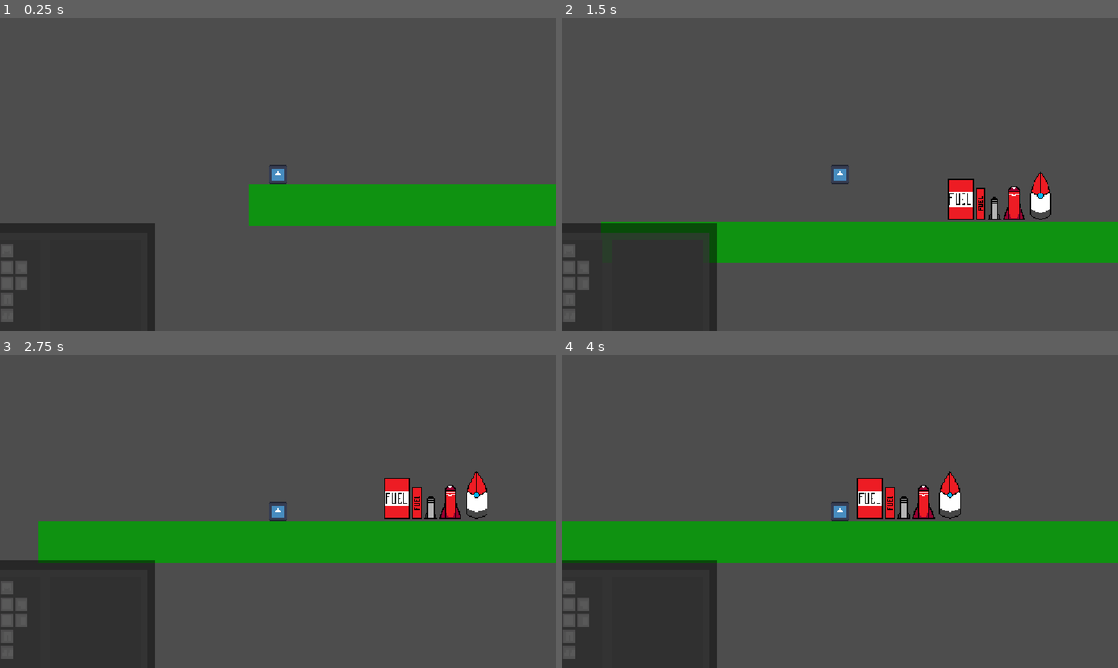
Above: before the commit, frames 1-4 (two rows, left to right).
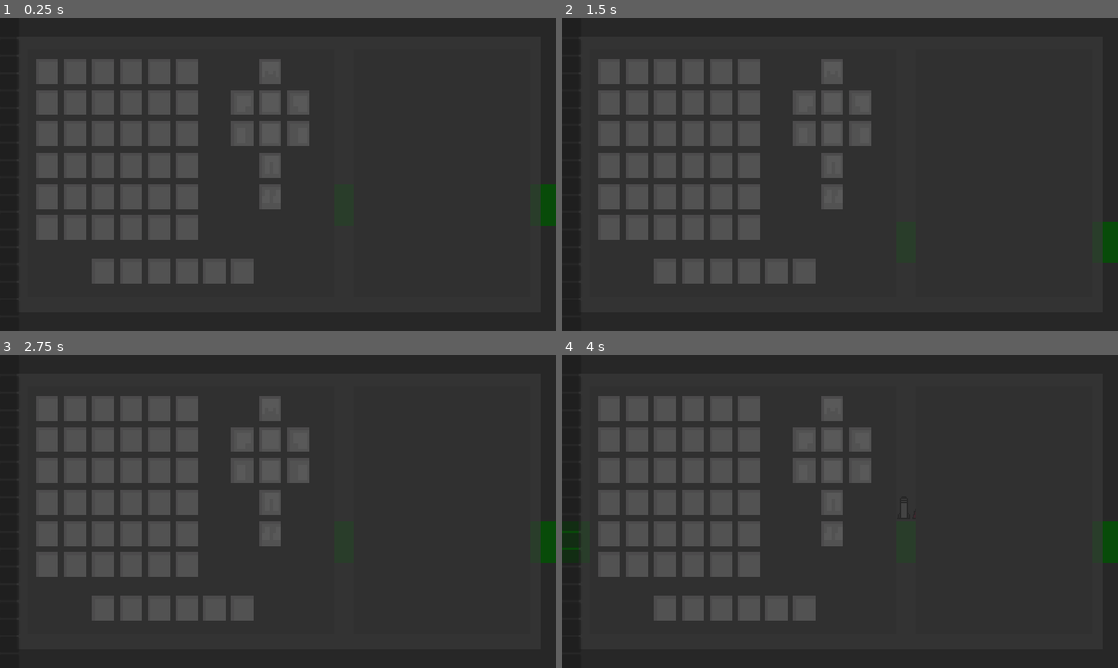
Above: after the commit, the same moments.

Repository: wazuwazu55/Game-Jam-week-two
Game: Godot game, scene res://node_2d.tscn
Two runs of this game, one before a commit and one after it. Both use one fixed random seed, a clock stepped at 60 frames per second and the inputs below. The engine's default icon, where the game draws it, is replaced by a stand-in: a white triangle on a blue panel in a dark square.
Inputs:
- Up to frame 1 (0.25 s): no input
- Up to frame 2 (1.5 s): tap Enter at 0.5 s; hold Shift (sprint) 0.53-1.28 s; hold D (right) from 0.53 s (still down); tap Space (jump) at 0.77 s; tap Shift (sprint) at 1.35 s
- Up to frame 3 (2.75 s): tap Space (jump) at 1.52 s; release D (right) at 2.03 s; hold A (left) from 2.03 s (still down); hold Shift (sprint) from 2.03 s (still down)
- Up to frame 4 (4 s): release A (left) at 2.78 s; release Shift (sprint) at 2.78 s; hold D (right) from 2.78 s (still down); tap Shift (sprint) at 2.85 s; tap Space (jump) at 3.02, 3.77 s; hold Shift (sprint) from 3.53 s (still down)

The runs differ from the first frame. In frame 1, 79% of the frame differs, in the area x 0-100%, y 0-100%; in frame 2, 79%; in frame 3, 81%; in frame 4, 81%.

Commit message:
Inventory controls
gui can now be opened and closed

Diff:
--- /dev/null
+++ b/gamejamweek2/InventorySlot.gd
@@ -0,0 +1,8 @@
+class_name InventorySlot
+extends PanelContainer
+
+@export var type: ItemData.Type
+
+func init(t: ItemData.Type, cms: Vector2) -> void:
+	type = t
+	custom_minimum_size = cms
--- a/gamejamweek2/inventory.gd
+++ b/gamejamweek2/inventory.gd
@@ -1,11 +1,12 @@
 extends CanvasLayer
 
-
-# Called when the node enters the scene tree for the first time.
-func _ready() -> void:
-	pass # Replace with function body.
-
-
+var Inv_size = 26
+func _ready():
+	for i in Inv_size:
+		var slot := InventorySlot.new()
+		slot.init(ItemData.Type.Item, Vector2(32,32))
+		$Inv.add_child(slot)
 # Called every frame. 'delta' is the elapsed time since the previous frame.
 func _process(delta: float) -> void:
-	pass
+	if Input.is_action_just_pressed("Open Inventory"):
+		self.visible = !self.visible
--- a/gamejamweek2/items(Resources)/ItemData.gd
+++ b/gamejamweek2/items(Resources)/ItemData.gd
@@ -1,7 +1,7 @@
 class_name ItemData
 extends Resource
 
-enum Type {Head, Chest, Back, L_arm, R_arm, L_hand, R_hand, L_leg, R_leg, L_boot, R_boot}
+enum Type {Head, Chest, Back, L_arm, R_arm, L_hand, R_hand, L_leg, R_leg, L_boot, R_boot, Item, Weapon, Tool}
 
 @export var type: Type
 @export var name: String
--- a/gamejamweek2/items(Resources)/LFuelTank.tres
+++ b/gamejamweek2/items(Resources)/LFuelTank.tres
@@ -1,3 +1,11 @@
-[gd_resource type="Resource" format=3 uid="uid://caohkinmmscdt"]
+[gd_resource type="Resource" script_class="ItemData" format=3 uid="uid://caohkinmmscdt"]
+
+[ext_resource type="Script" uid="uid://sub2pmedv72v" path="res://items(Resources)/ItemData.gd" id="1_p5bjl"]
+[ext_resource type="Texture2D" uid="uid://cktayhjq4glnq" path="res://items/LargeFuelTank.png" id="2_8k8oa"]
 
 [resource]
+script = ExtResource("1_p5bjl")
+type = 11
+name = "Large Fuel Tank"
+description = "Large Fuel Tank, Adds 5L of Fuel to Rocketship tank"
+texture = ExtResource("2_8k8oa")
--- a/gamejamweek2/node_2d.tscn
+++ b/gamejamweek2/node_2d.tscn
@@ -1,6 +1,7 @@
 [gd_scene format=3 uid="uid://bmv8b3kcj2rwm"]
 
 [ext_resource type="Script" uid="uid://d08pq3ydqsnde" path="res://Player_Movement.gd" id="1_0e48y"]
+[ext_resource type="Script" uid="uid://du5eiha5cf3i" path="res://inventory.gd" id="1_4d7sh"]
 [ext_resource type="Texture2D" uid="uid://bgkkwex2fnxhx" path="res://items/RocketCapsule.png" id="1_d21ai"]
 [ext_resource type="Texture2D" uid="uid://btwgeu3vqkf8g" path="res://Temp_Inv.png" id="1_rj586"]
 [ext_resource type="Texture2D" uid="uid://ciltmq43oju3i" path="res://icon.svg" id="2_epypp"]
@@ -32,11 +33,24 @@
 [node name="Inventory" type="Node2D" parent="." unique_id=1550359263]
 
 [node name="InvGUI" type="CanvasLayer" parent="Inventory" unique_id=1494725001]
+script = ExtResource("1_4d7sh")
 
 [node name="TempInv" type="Sprite2D" parent="Inventory/InvGUI" unique_id=1788670895]
-position = Vector2(23, 593)
-scale = Vector2(2.9899998, 3.36)
+position = Vector2(578, 324)
+scale = Vector2(5.7749996, 6.4799995)
 texture = ExtResource("1_rj586")
+offset = Vector2(-0.1, 0)
+
+[node name="Inv" type="GridContainer" parent="Inventory/InvGUI" unique_id=274800524]
+anchors_preset = -1
+anchor_right = 1.003
+anchor_bottom = 1.0020001
+offset_right = -0.4560547
+offset_bottom = -0.29608154
+
+[node name="Panel" type="Panel" parent="Inventory/InvGUI/Inv" unique_id=843452541]
+custom_minimum_size = Vector2(40, 40)
+layout_mode = 2
 
 [node name="Game" type="Node2D" parent="." unique_id=598611194]
 
--- a/gamejamweek2/project.godot
+++ b/gamejamweek2/project.godot
@@ -94,6 +94,11 @@
 "events": [Object(InputEventKey,"resource_local_to_scene":false,"resource_name":"","device":-1,"window_id":0,"alt_press …(195 unchanged characters)…
 ]
 }
+"Open Inventory"={
+"deadzone": 0.2,
+"events": [Object(InputEventKey,"resource_local_to_scene":false,"resource_name":"","device":-1,"window_id":0,"alt_pressed":false,"shift_pressed":false,"ctrl_pressed":false,"meta_pressed":false,"pressed":false,"keycode":0,"physical_keycode":4194306,"key_label":0,"unicode":0,"location":0,"echo":false,"script":null)
+]
+}
 
 [physics]
 
Not shown, added: gamejamweek2/InventorySlot.gd.uid
